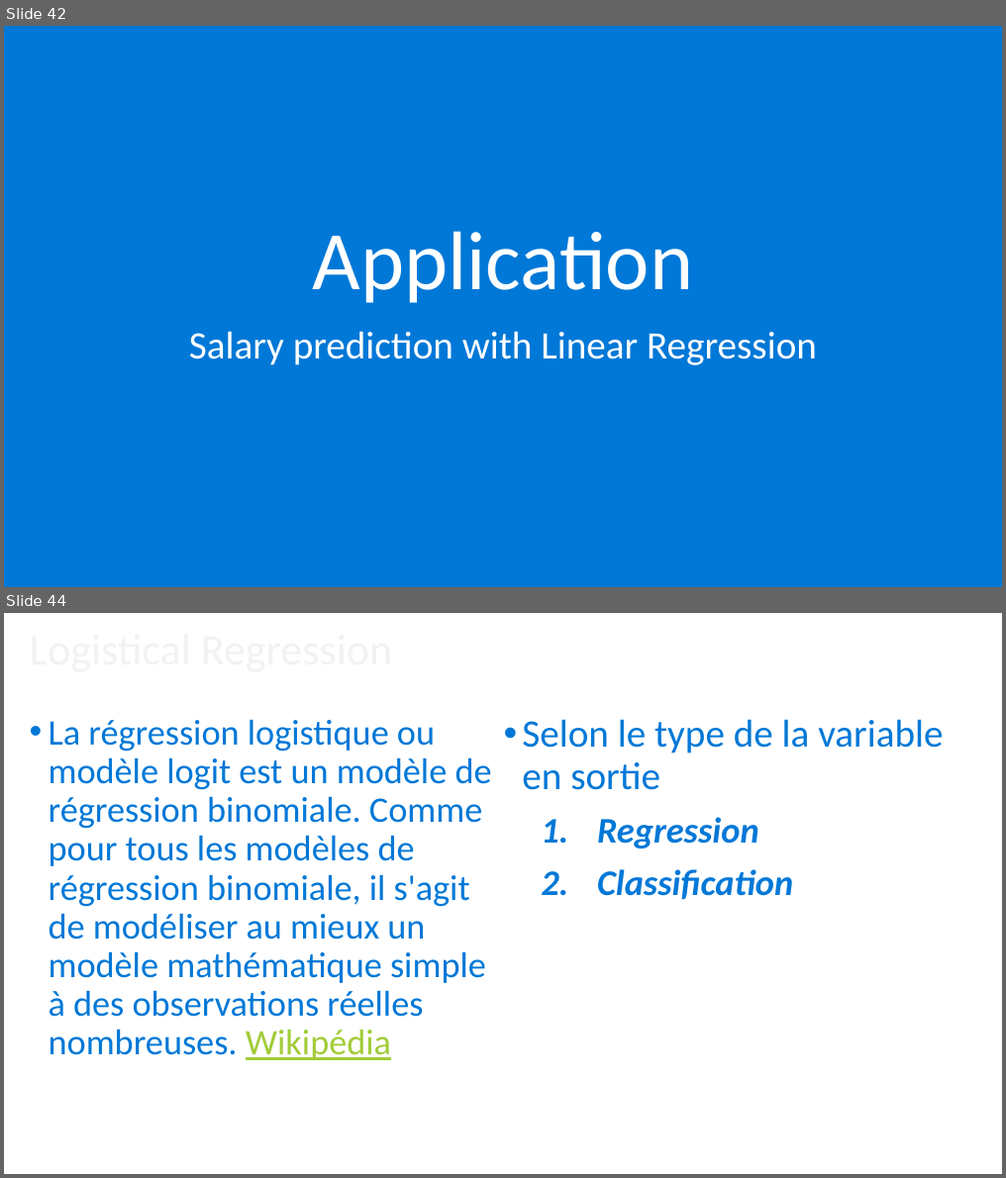
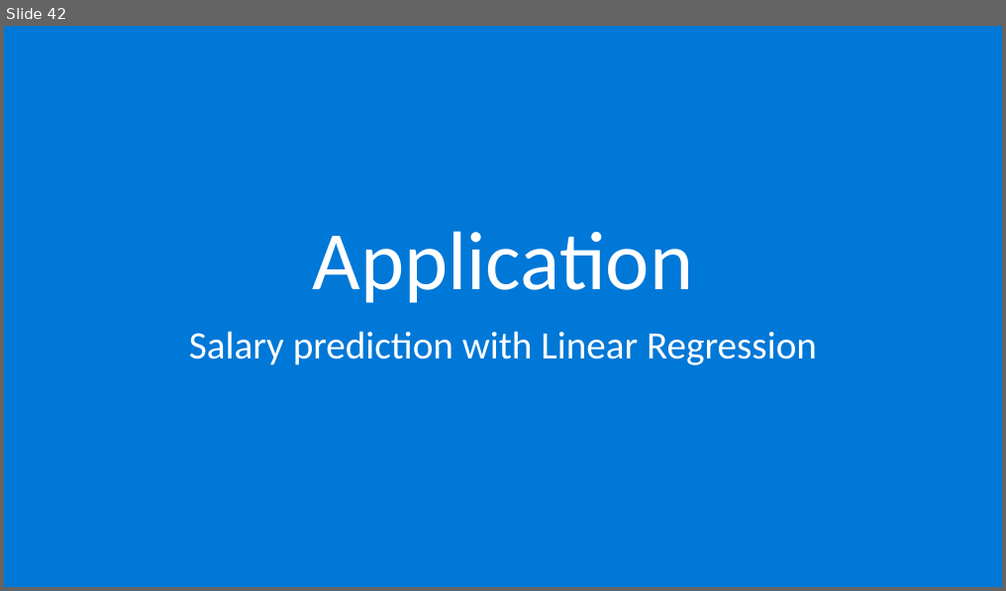
Before and after one commit to nathanbangwa243/Linear-Algebra2, a slide deck: Linear-Algebra2.pptx. Shown one above the other, each under a label of ours: slides 42 and 44 before the commit, slide 42 after it; the slides between them are not shown. The pictures are 1006x1178 and 1006x591 pixels, drawn with LibreOffice and Linux fonts; fonts in the diff are those of the drawing; background and template pictures are left out. Boxes give left, top, right and bottom in pixels: in the first picture for what was removed or moved away, otherwise in the second. Text is boxed around its words. In the diff, an @@ line names an element or a change of style, - is before the commit and + after.

```diff
--- a/Linear-Algebra2.pptx
+++ b/Linear-Algebra2.pptx
@@ slide 44 removed at (x1=4, y1=613, x2=1002, y2=1174), background picture (left out) @@
@@ title removed at (x1=29, y1=628, x2=858, y2=671) @@
-Logistical Regression
@@ text removed at (x1=49, y1=719, x2=492, y2=1060) @@
-• La régression logistique ou modèle logit est un modèle de régression binomiale. Comme pour tous les modèles de régression binomiale, il s'agit de modéliser au mieux un modèle mathématique simple à des observations réelles nombreuses. Wikipédia
@@ text removed at (x1=522, y1=719, x2=943, y2=900) @@
-• Selon le type de la variable en sortie
-  1. Regression
-  2. Classification
```
Also in this commit, not shown: 3 slides changed, 5 other slides removed.
